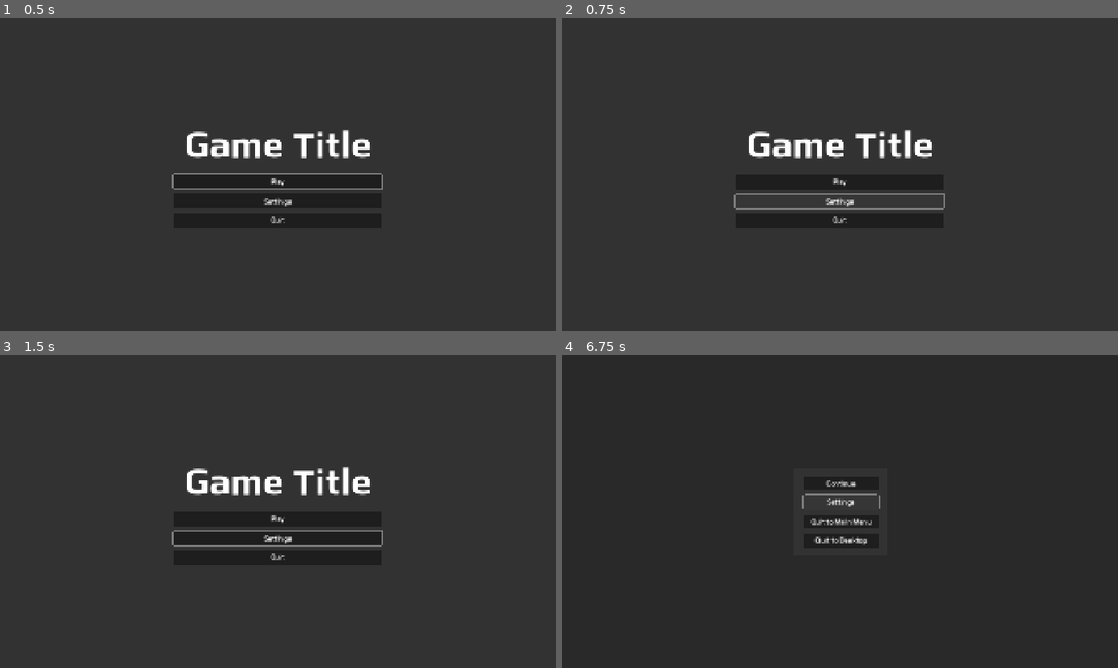
Above: before the commit, frames 1-4 (two rows, left to right).
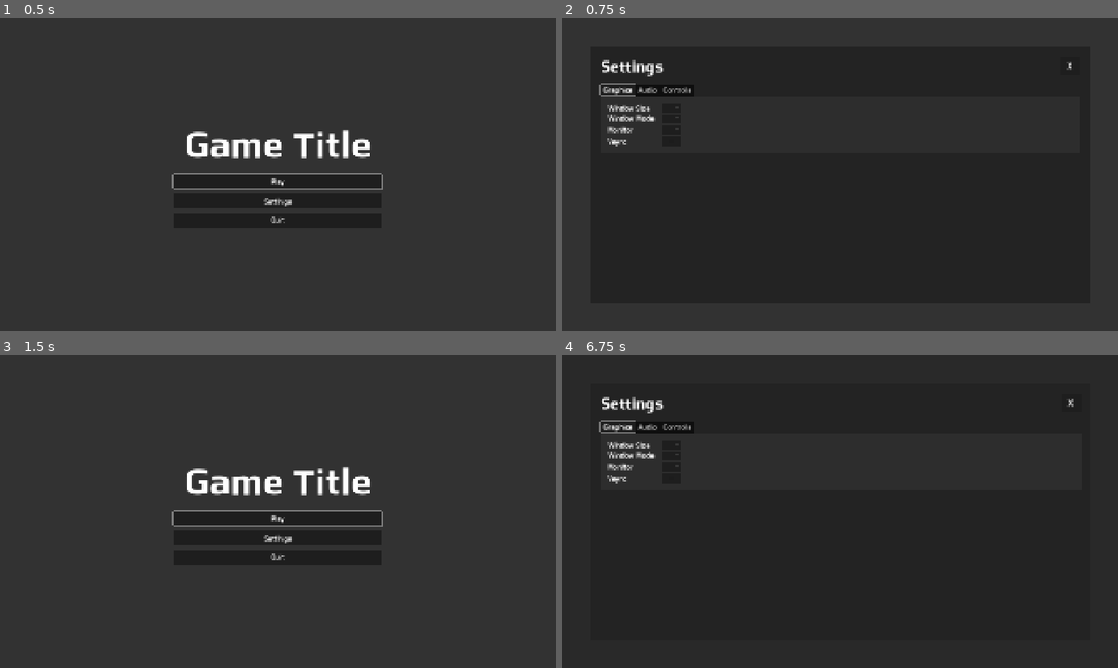
Above: after the commit, the same moments.

Repository: KevinGeertjens/Lux
Game: Godot game, scene res://scenes/menus/main_menu/main_menu.tscn
Two runs of this game, one before a commit and one after it. Both use one fixed random seed, a clock stepped at 60 frames per second and the inputs below.
Inputs (mouse positions are in pixels of both pictures, inside the frame that each line leads up to):
- Up to frame 1 (0.5 s): no input
- Up to frame 2 (0.75 s): click "Settings" at 0.5 s
- Up to frame 3 (1.5 s): click (505, 401) at 1.25 s, where only the run after the commit has a clickable "X"
- Up to frame 4 (6.75 s): click "Play" at 2 s; tap Enter at 2.75, 4.25, 5.75 s; tap Space at 3.5, 5 s; tap Escape (ui_cancel) at 6.4 s; click "Settings" at 6.5 s

Frame 1 is identical in both runs. In frame 2, 3.1% of the frame differs, in the area x 6-92%, y 13-66%; in frame 3, 0.8%; in frame 4, 1.8%.

Commit message:
Settings menu layout & graphics settings facade

Diff:
--- /dev/null
+++ b/resources/ui/label_settings/header_1.tres
@@ -0,0 +1,4 @@
+[gd_resource type="LabelSettings" format=3 uid="uid://b2dac8m8u1jg1"]
+
+[resource]
+font_size = 54
--- a/resources/ui/themes/default.tres
+++ b/resources/ui/themes/default.tres
@@ -12,9 +12,14 @@
 [sub_resource type="StyleBoxFlat" id="StyleBoxFlat_k2jd7"]
 bg_color = Color(0.196078, 0.196078, 0.196078, 1)
 
+[sub_resource type="StyleBoxFlat" id="StyleBoxFlat_h3020"]
+bg_color = Color(0.176471, 0.176471, 0.176471, 1)
+
 [resource]
 default_font = ExtResource("1_k2jd7")
 default_font_size = 24
 Button/styles/normal = SubResource("StyleBoxFlat_u73c6")
 PanelContainer/styles/panel = SubResource("StyleBoxFlat_k2jd7")
+TabContainer/constants/side_margin = 0
+TabContainer/styles/panel = SubResource("StyleBoxFlat_h3020")
 VBoxContainer/constants/separation = 16
--- a/scenes/gameplay/gui/gui.gd
+++ b/scenes/gameplay/gui/gui.gd
@@ -5,4 +5,4 @@
 func _process(_delta: float) -> void:
     if Input.is_action_just_pressed("ui_game_menu"):
         get_tree().paused = true
-        pauseMenu.visible = true
+        pauseMenu.show()
--- a/scenes/menus/main_menu/main_menu.gd
+++ b/scenes/menus/main_menu/main_menu.gd
@@ -1,15 +1,21 @@
 extends PanelContainer
 
+@onready var settingsMenu: PanelContainer = $SettingsMenu
 @onready var playButton = $Margin/VBox/Buttons/PlayButton
 
 func _ready() -> void:
 	playButton.grab_focus()
 
+func _on_settings_menu_visibility_changed() -> void:
+	if playButton != null:
+		playButton.grab_focus()
+
+
 func _on_play_button_pressed() -> void:
 	SceneManager.change_scene(load("res://scenes/gameplay/gameplay.tscn"))
 
 func _on_settings_button_pressed() -> void:
-	pass # Replace with function body.
+	settingsMenu.show()
 
 func _on_quit_button_pressed() -> void:
 	get_tree().quit()
--- a/scenes/menus/main_menu/main_menu.tscn
+++ b/scenes/menus/main_menu/main_menu.tscn
@@ -1,8 +1,9 @@
-[gd_scene load_steps=4 format=3 uid="uid://cx87h04vsqr1s"]
+[gd_scene load_steps=5 format=3 uid="uid://cx87h04vsqr1s"]
 
 [ext_resource type="LabelSettings" uid="uid://t52sogethdwd" path="res://resources/ui/label_settings/title.tres" id="1_1gdud"]
 [ext_resource type="Theme" uid="uid://dqqhynmg03neg" path="res://resources/ui/themes/default.tres" id="1_e7q4l"]
 [ext_resource type="Script" uid="uid://d4deo3j204638" path="res://scenes/menus/main_menu/main_menu.gd" id="2_gm7d7"]
+[ext_resource type="PackedScene" uid="uid://dat7nk77r14m2" path="res://scenes/menus/settings_menu/settings_menu.tscn" id="4_peecx"]
 
 [node name="MainMenu" type="PanelContainer"]
 anchors_preset = 15
@@ -45,6 +46,11 @@
 layout_mode = 2
 text = "Quit"
 
+[node name="SettingsMenu" parent="." instance=ExtResource("4_peecx")]
+visible = false
+layout_mode = 2
+
 [connection signal="pressed" from="Margin/VBox/Buttons/PlayButton" to="." method="_on_play_button_pressed"]
 [connection signal="pressed" from="Margin/VBox/Buttons/SettingsButton" to="." method="_on_settings_button_pressed"]
 [connection signal="pressed" from="Margin/VBox/Buttons/QuitButton" to="." method="_on_quit_button_pressed"]
+[connection signal="visibility_changed" from="SettingsMenu" to="." method="_on_settings_menu_visibility_changed"]
--- a/scenes/menus/pause_menu/pause_menu.gd
+++ b/scenes/menus/pause_menu/pause_menu.gd
@@ -1,17 +1,23 @@
 extends PanelContainer
 
+@onready var settingsMenu: PanelContainer = $SettingsMenu
 @onready var continueButton: Button = $Margin/Panel/Margin/Buttons/ContinueButton
 
 func _on_visibility_changed() -> void:
-	if visible && continueButton != null:
+	if visible:
 		continueButton.grab_focus()
+
+func _on_settings_menu_visibility_changed() -> void:
+	if visible:
+		continueButton.grab_focus()
+
 
 func _on_continue_button_pressed() -> void:
 	get_tree().paused = false
-	visible = false
+	hide()
 
 func _on_settings_button_pressed() -> void:
-	pass # Replace with function body.
+	settingsMenu.show()
 
 func _on_quit_main_menu_button_pressed() -> void:
 	get_tree().paused = false
--- a/scenes/menus/pause_menu/pause_menu.tscn
+++ b/scenes/menus/pause_menu/pause_menu.tscn
@@ -1,7 +1,8 @@
-[gd_scene load_steps=4 format=3 uid="uid://cpgbjdx6rpgu5"]
+[gd_scene load_steps=5 format=3 uid="uid://cpgbjdx6rpgu5"]
 
 [ext_resource type="Theme" uid="uid://dqqhynmg03neg" path="res://resources/ui/themes/default.tres" id="1_lde4l"]
 [ext_resource type="Script" uid="uid://dd6bl1sdun1n1" path="res://scenes/menus/pause_menu/pause_menu.gd" id="2_fgv3k"]
+[ext_resource type="PackedScene" uid="uid://dat7nk77r14m2" path="res://scenes/menus/settings_menu/settings_menu.tscn" id="3_i58lr"]
 
 [sub_resource type="StyleBoxFlat" id="StyleBoxFlat_lde4l"]
 bg_color = Color(0, 0, 0, 0.466667)
@@ -51,8 +52,13 @@
 layout_mode = 2
 text = "Quit to Desktop"
 
+[node name="SettingsMenu" parent="." instance=ExtResource("3_i58lr")]
+visible = false
+layout_mode = 2
+
 [connection signal="visibility_changed" from="." to="." method="_on_visibility_changed"]
 [connection signal="pressed" from="Margin/Panel/Margin/Buttons/ContinueButton" to="." method="_on_continue_button_pressed"]
 [connection signal="pressed" from="Margin/Panel/Margin/Buttons/SettingsButton" to="." method="_on_settings_button_pressed"]
 [connection signal="pressed" from="Margin/Panel/Margin/Buttons/QuitMainMenuButton" to="." method="_on_quit_main_menu_button_pressed"]
 [connection signal="pressed" from="Margin/Panel/Margin/Buttons/QuitDesktopButton" to="." method="_on_quit_desktop_button_pressed"]
+[connection signal="visibility_changed" from="SettingsMenu" to="." method="_on_settings_menu_visibility_changed"]
--- /dev/null
+++ b/scenes/menus/settings_menu/graphics_settings/graphics_settings.tscn
@@ -0,0 +1,59 @@
+[gd_scene load_steps=2 format=3 uid="uid://dlyro3lv8oksq"]
+
+[ext_resource type="Theme" uid="uid://dqqhynmg03neg" path="res://resources/ui/themes/default.tres" id="1_xon03"]
+
+[node name="GraphicsSettings" type="MarginContainer"]
+anchors_preset = 15
+anchor_right = 1.0
+anchor_bottom = 1.0
+grow_horizontal = 2
+grow_vertical = 2
+theme = ExtResource("1_xon03")
+theme_override_constants/margin_left = 24
+theme_override_constants/margin_top = 24
+theme_override_constants/margin_right = 24
+theme_override_constants/margin_bottom = 24
+
+[node name="HBox" type="HBoxContainer" parent="."]
+layout_mode = 2
+
+[node name="Grid" type="GridContainer" parent="HBox"]
+layout_mode = 2
+theme_override_constants/h_separation = 24
+theme_override_constants/v_separation = 6
+columns = 2
+
+[node name="WindowSizeLabel" type="Label" parent="HBox/Grid"]
+layout_mode = 2
+text = "Window Size"
+
+[node name="WindowSizeButton" type="OptionButton" parent="HBox/Grid"]
+layout_mode = 2
+
+[node name="WindowModeLabel" type="Label" parent="HBox/Grid"]
+layout_mode = 2
+text = "Window Mode"
+
+[node name="WindowModeButton" type="OptionButton" parent="HBox/Grid"]
+layout_mode = 2
+
+[node name="MonitorLabel" type="Label" parent="HBox/Grid"]
+layout_mode = 2
+text = "Monitor"
+
+[node name="MonitorButton" type="OptionButton" parent="HBox/Grid"]
+layout_mode = 2
+
+[node name="VsyncLabel" type="Label" parent="HBox/Grid"]
+layout_mode = 2
+text = "Vsync"
+
+[node name="VsyncCheckBox" type="CheckBox" parent="HBox/Grid"]
+layout_mode = 2
+
+[node name="Filler" type="Control" parent="HBox"]
+layout_mode = 2
+size_flags_horizontal = 3
+
+[node name="SideMenu" type="VBoxContainer" parent="HBox"]
+layout_mode = 2
--- /dev/null
+++ b/scenes/menus/settings_menu/settings_menu.gd
@@ -0,0 +1,20 @@
+extends PanelContainer
+
+@onready var tabs: TabContainer = $Margin/Panel/Margin/VBox/Tabs
+@onready var graphics: MarginContainer = $Margin/Panel/Margin/VBox/Tabs/Graphics
+
+func _process(_delta: float) -> void:
+	if visible && Input.is_action_just_pressed("ui_cancel"):
+		hide()
+
+func _on_visibility_changed() -> void:
+	if visible:
+		call_deferred("_focus_first_tab")
+
+func _focus_first_tab() -> void:
+	var tabBar: TabBar = tabs.get_tab_bar()
+	if tabBar:
+		tabBar.grab_focus()
+
+func _on_exit_button_pressed() -> void:
+	hide()
--- /dev/null
+++ b/scenes/menus/settings_menu/settings_menu.tscn
@@ -0,0 +1,93 @@
+[gd_scene load_steps=7 format=3 uid="uid://dat7nk77r14m2"]
+
+[ext_resource type="Theme" uid="uid://dqqhynmg03neg" path="res://resources/ui/themes/default.tres" id="1_hpmpe"]
+[ext_resource type="LabelSettings" uid="uid://b2dac8m8u1jg1" path="res://resources/ui/label_settings/header_1.tres" id="2_clh75"]
+[ext_resource type="Script" uid="uid://chxech6irywm" path="res://scenes/menus/settings_menu/settings_menu.gd" id="2_tlkng"]
+[ext_resource type="PackedScene" uid="uid://dlyro3lv8oksq" path="res://scenes/menus/settings_menu/graphics_settings/graphics_settings.tscn" id="3_hvlft"]
+
+[sub_resource type="StyleBoxFlat" id="StyleBoxFlat_clh75"]
+bg_color = Color(0.6, 0.6, 0.6, 0)
+
+[sub_resource type="StyleBoxFlat" id="StyleBoxFlat_hvlft"]
+bg_color = Color(0.137255, 0.137255, 0.137255, 1)
+
+[node name="SettingsMenu" type="PanelContainer"]
+anchors_preset = 15
+anchor_right = 1.0
+anchor_bottom = 1.0
+grow_horizontal = 2
+grow_vertical = 2
+theme = ExtResource("1_hpmpe")
+theme_override_styles/panel = SubResource("StyleBoxFlat_clh75")
+script = ExtResource("2_tlkng")
+
+[node name="Margin" type="MarginContainer" parent="."]
+layout_mode = 2
+theme_override_constants/margin_left = 100
+theme_override_constants/margin_top = 100
+theme_override_constants/margin_right = 100
+theme_override_constants/margin_bottom = 100
+
+[node name="Panel" type="PanelContainer" parent="Margin"]
+layout_mode = 2
+theme_override_styles/panel = SubResource("StyleBoxFlat_hvlft")
+
+[node name="Margin" type="MarginContainer" parent="Margin/Panel"]
+layout_mode = 2
+theme_override_constants/margin_left = 32
+theme_override_constants/margin_top = 32
+theme_override_constants/margin_right = 32
+theme_override_constants/margin_bottom = 32
+
+[node name="VBox" type="VBoxContainer" parent="Margin/Panel/Margin"]
+layout_mode = 2
+
+[node name="Header" type="HBoxContainer" parent="Margin/Panel/Margin/VBox"]
+layout_mode = 2
+
+[node name="SettingsLabel" type="Label" parent="Margin/Panel/Margin/VBox/Header"]
+layout_mode = 2
+text = "Settings"
+label_settings = ExtResource("2_clh75")
+
+[node name="Filler" type="Control" parent="Margin/Panel/Margin/VBox/Header"]
+layout_mode = 2
+size_flags_horizontal = 3
+
+[node name="ExitButton" type="Button" parent="Margin/Panel/Margin/VBox/Header"]
+custom_minimum_size = Vector2(66, 66)
+layout_mode = 2
+theme_override_font_sizes/font_size = 28
+text = "X"
+
+[node name="Filler" type="Control" parent="Margin/Panel/Margin/VBox"]
+layout_mode = 2
+
+[node name="Tabs" type="TabContainer" parent="Margin/Panel/Margin/VBox"]
+layout_mode = 2
+current_tab = 0
+
+[node name="Graphics" parent="Margin/Panel/Margin/VBox/Tabs" instance=ExtResource("3_hvlft")]
+layout_mode = 2
+metadata/_tab_index = 0
+
+[node name="Audio" type="MarginContainer" parent="Margin/Panel/Margin/VBox/Tabs"]
+visible = false
+layout_mode = 2
+theme_override_constants/margin_left = 32
+theme_override_constants/margin_top = 32
+theme_override_constants/margin_right = 32
+theme_override_constants/margin_bottom = 32
+metadata/_tab_index = 1
+
+[node name="Controls" type="MarginContainer" parent="Margin/Panel/Margin/VBox/Tabs"]
+visible = false
+layout_mode = 2
+theme_override_constants/margin_left = 32
+theme_override_constants/margin_top = 32
+theme_override_constants/margin_right = 32
+theme_override_constants/margin_bottom = 32
+metadata/_tab_index = 2
+
+[connection signal="visibility_changed" from="." to="." method="_on_visibility_changed"]
+[connection signal="pressed" from="Margin/Panel/Margin/VBox/Header/ExitButton" to="." method="_on_exit_button_pressed"]
Not shown: 1 places in resources/ui/themes/default.tres that only renumber resources
Not shown, added: scenes/menus/settings_menu/settings_menu.gd.uid
